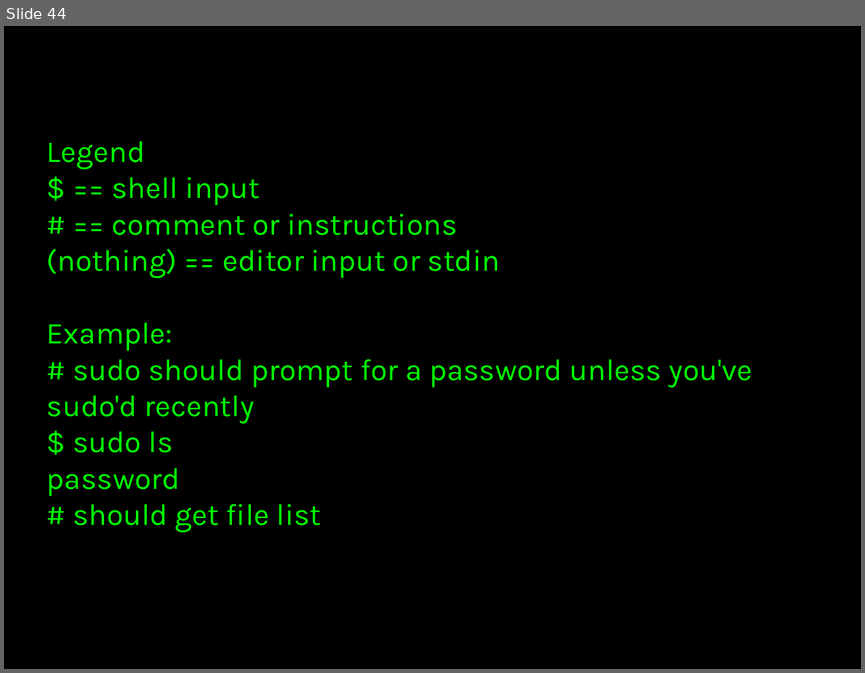
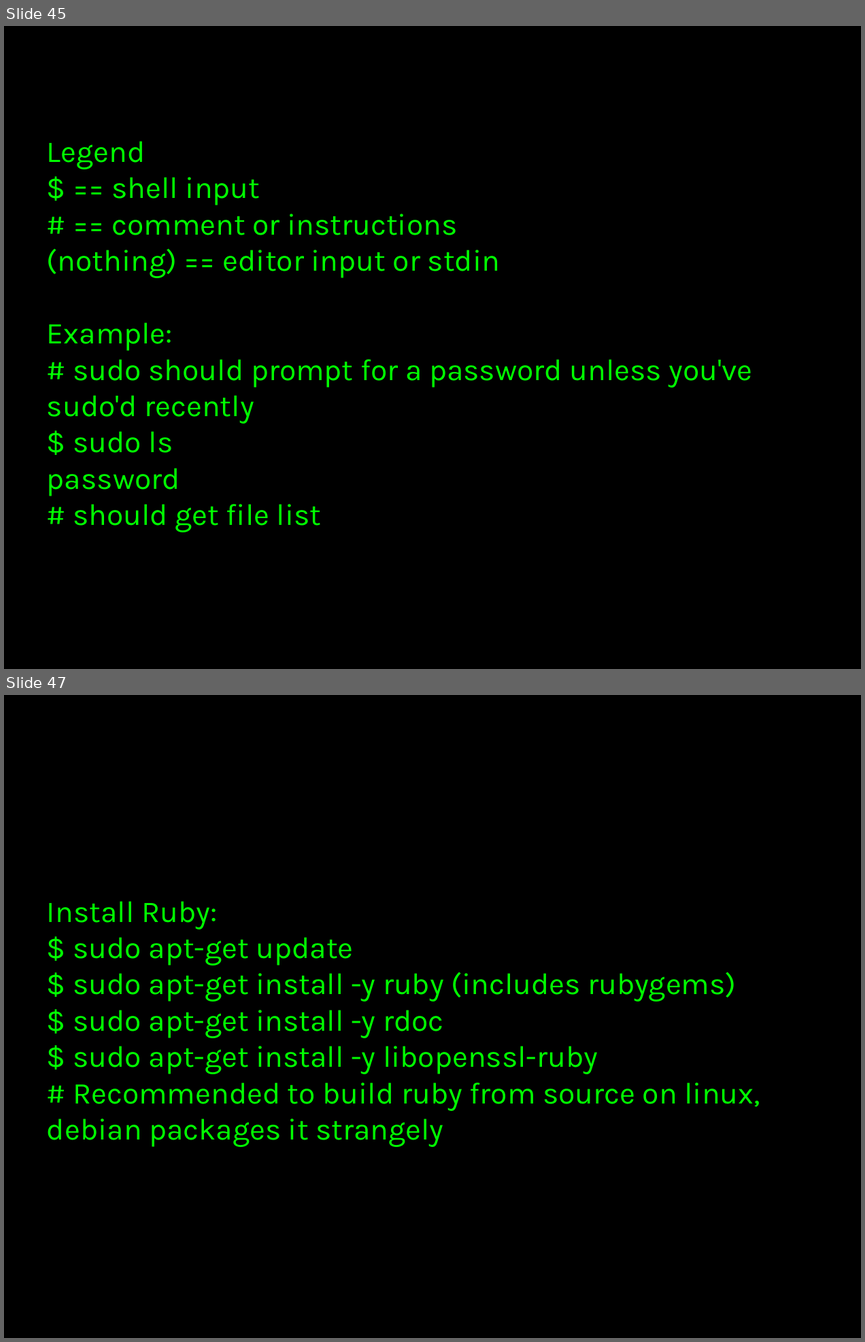
Before and after one commit to thewoolleyman/ci_for_the_rails_guy_or_gal, a slide deck: presentation/ci_for_the_web_2.0_guy_or_gal.odp. Shown one above the other, each under a label of ours: slide 44 before the commit, slides 45 and 47 after it; the slides between them are not shown. The pictures are 865x673 and 865x1342 pixels, drawn with LibreOffice and Linux fonts; fonts in the diff are those of the drawing. Boxes give left, top, right and bottom in pixels: in the first picture for what was removed or moved away, otherwise in the second. Text is boxed around its words. In the diff, an @@ line names an element or a change of style, - is before the commit and + after.

```diff
--- a/presentation/ci_for_the_web_2.0_guy_or_gal.odp
+++ b/presentation/ci_for_the_web_2.0_guy_or_gal.odp
@@ slide 47 added at box(4, 695, 861, 1338), background #000000 @@
@@ title added at box(47, 901, 760, 1147), 28 pt, text #00FF00 @@
+Install Ruby:
+$ sudo apt-get update
+$ sudo apt-get install -y ruby (includes rubygems)
+$ sudo apt-get install -y rdoc
+$ sudo apt-get install -y libopenssl-ruby
+# Recommended to build ruby from source on linux, debian packages it strangely
@@ what was slide 44 is now slide 45 @@
```
Also in this commit, not shown: 1 slide changed, 21 other slides added.
